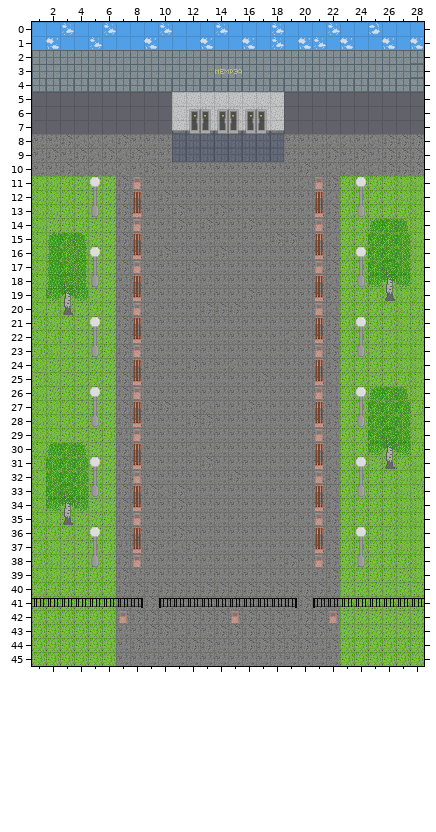
Tiled map: android/assets/maps/memrea_alley.tmx. Above, as it was before the edit.
Cells are 16x16 px. Shown: x 1..28, y 0..45. The old version is drawn lined up with the new one.
After:
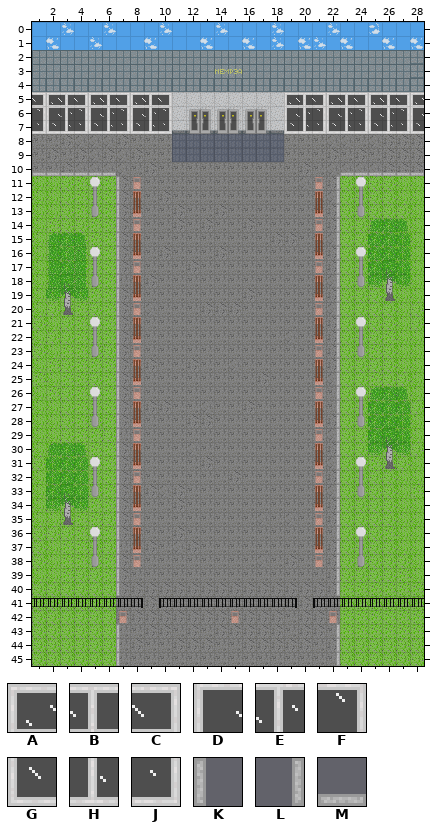
Key: from "alley_tiles": A 15, B 16, C 17, D 24, E 25, F 26, G 33, H 34, J 35, K 42, L 43, M 44.
_ is an empty cell.
Diff:
map size 100x100 -> 30x47 cells (old content now starts at -31,-24; both pictures use the new coordinates)
Layer "background":
y 5: x 1..10 __________ -> CABCABCABC; x 19..28 __________ -> ABCABCABCA
y 6: x 1..10 __________ -> FDEFDEFDEF; x 19..28 __________ -> DEFDEFDEFD
y 7: x 1..10 __________ -> JGHJGHJGHJ; x 19..28 __________ -> GHJGHJGHJG
Layer "background_objects":
y 10: x 1..6 ______ -> MMMMMM; x 23..28 ______ -> MMMMMM
y 11..40: x 7 _ -> K; x 22 _ -> L
y 43..45: x 7 _ -> K; x 22 _ -> L
